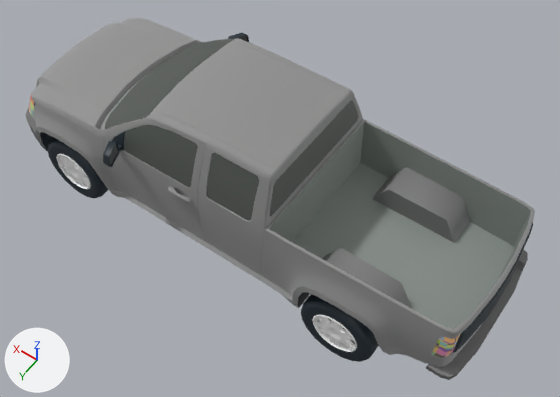
Two versions of the Blender file Assets/Vehicle/Pickup/Pickup.blend, one commit apart.
Both versions are drawn from a camera (50 mm lens) standing at (-164.0, 215.0, 366.0) and looking at (-14.0, 5.0, 36.0). Every picture has the same lights, and +X, +Y and +Z are marked at lower left.

In view in the first picture: 'Pickup Body'.
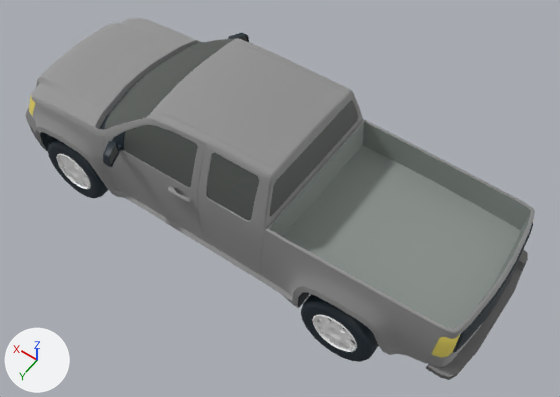
Boxes (x1, y1, x2, y2) around the edits, measured in the pictures (560 x 397 px; the box of a moved part takes in the faces that stretch with it):
'Pickup Body', surface changed, reshaped: (25, 18, 535, 380) in both
part 1 of me_mesh_036, moved or reshaped: (269, 122, 531, 329) in both
part 2 of me_mesh_036, surface changed: (26, 39, 522, 360) in both
part 3 of me_mesh_036, recoloured: (100, 75, 146, 130) in both

Patch to the scene script:
```diff
--- a/Assets/Vehicle/Pickup/Pickup.blend.py
+++ b/Assets/Vehicle/Pickup/Pickup.blend.py
@@ mat_temp @@
 n2 = _N.new('ShaderNodeTexImage'); n2.name = 'Image Texture'
 n2.interpolation = 'Closest'
+n3 = _N.new('ShaderNodeUVMap'); n3.name = 'UV Map'
+n3.uv_map = 'uv_2'
 _L.new(n0.outputs[0], n1.inputs[0])  # 'BSDF' to 'Surface'
 _L.new(n2.outputs[0], n0.inputs[0])  # 'Color' to 'Base Color'
+_L.new(n3.outputs[0], n2.inputs[0])  # 'UV' to 'Vector'
@@ me_mesh_036 @@
 # used by ob_pickup_body; location = (0.0, 0.0, 0.0)
-me_mesh_036.from_pydata(...)  # 4051 vertices, 5348 faces; spans x -141.0..151.0, y -58.0..58.0, z 0.0..96.0
+me_mesh_036.from_pydata(...)  # 4045 vertices, 5338 faces; spans x -141.0..151.0, y -58.0..58.0, z 0.0..96.0
+# me_mesh_036 part 1
+# 15 vertices are removed from x -104.0..-36.0, y -41.0..41.0, z 37.0..51.0
+# 46 faces are deleted
+# 8 vertices in x -133.0..-104.0, y -40.0..38.0, z 37.0 move by (0.0, 0.0, 14.0)
+# 1 vertex moves from x -104.0, y 39.0, z 37.0 to x -104.0, y 40.0, z 51.0
+# 9 vertices are added at x -104.0..-36.0, y -41.0..41.0, z 51.0
+# 36 new faces join them, mat_temp
+# me_mesh_036 part 2: 5299 kept faces spanning x -141.0..151.0, y -58.0..58.0, z 0.0..96.0 get new texture (UV) coordinates
+# me_mesh_036 part 3: 16 faces spanning x 72.0..86.0, y -43.0..42.0, z 63.0..69.0 switch from mat_body_005 (its picture is missing) to mat_temp
```
